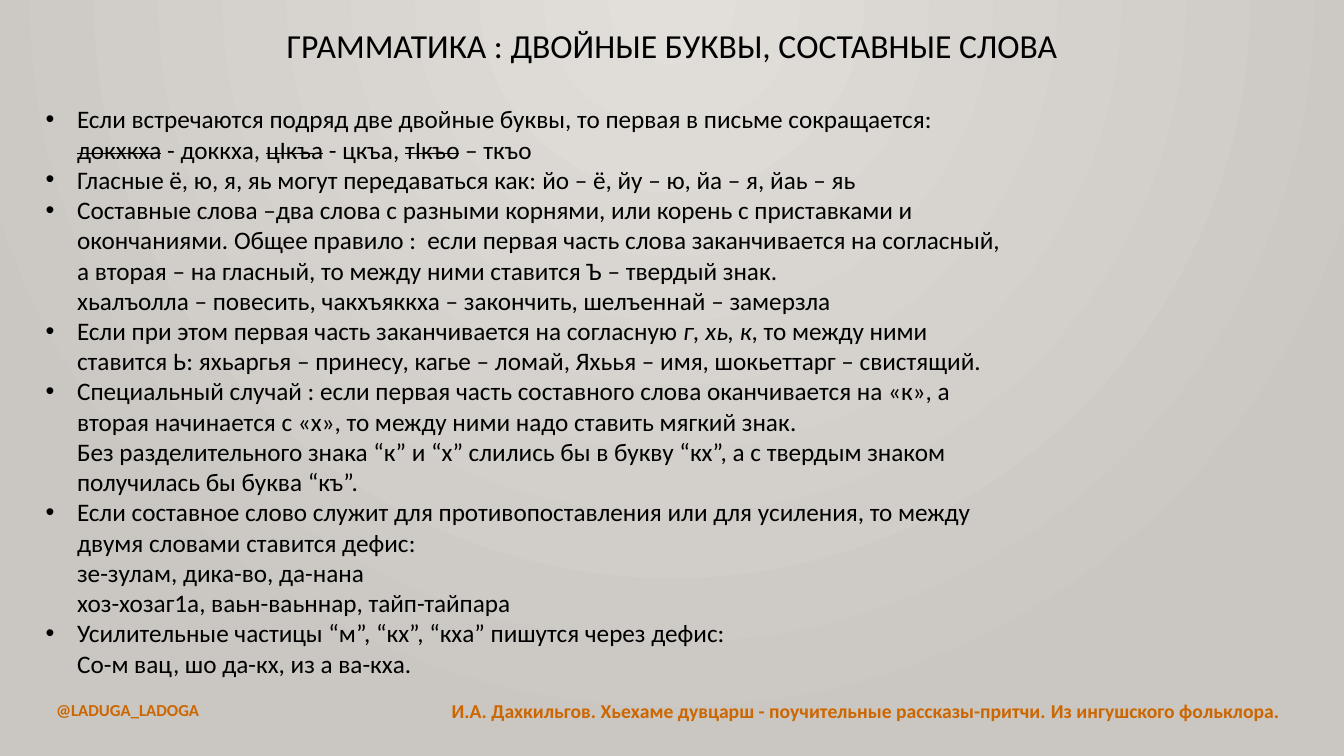
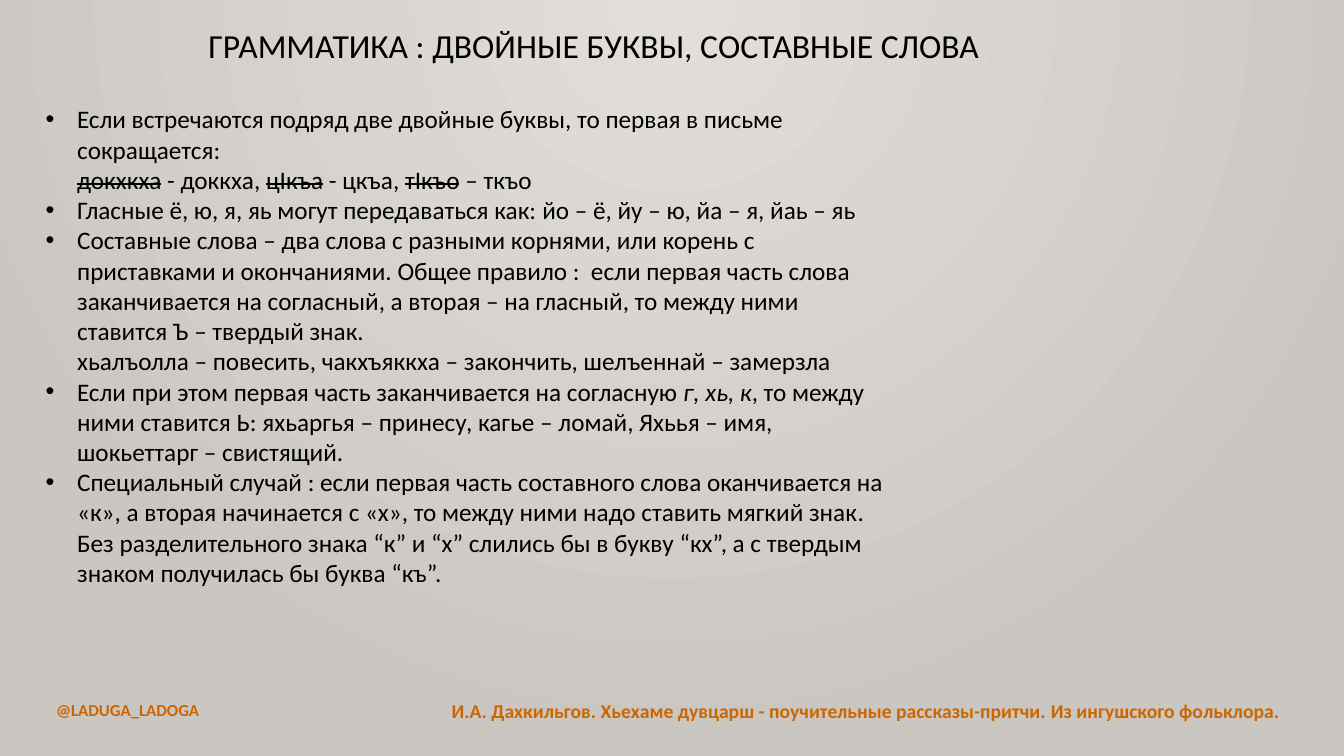
Before and after one commit to bumbari/dahkilgov, a slide deck: slide 9 of p/pptx/p_2.pptx. Drawn at 1344x756 pixels with LibreOffice and Linux fonts; fonts in the diff are those of the drawing. Boxes give left, top, right and bottom in pixels: in the first picture for what was removed or moved away, otherwise in the second. Text is boxed around its words. In the diff, an @@ line names an element or a change of style, - is before the commit and + after.

```diff
--- a/p/pptx/p_2.pptx
+++ b/p/pptx/p_2.pptx
@@ title "ГРАММАТИКА : ДВОЙНЫЕ БУКВЫ, СОСТАВНЫЕ ..." at [208, 31, 979, 64]: alignment centre to left @@
@@ text at [77, 232, 850, 374]: spaces changed @@
-• Составные слова –два слова с разными корнями, или корень с приставками и окончаниями. Общее правило : если первая часть слова заканчивается на согласный, а вторая – на гласный, то между ними ставится Ъ – твердый знак.
-  хьалъолла – повесить, чакхъяккха – закончить, шелъеннай – замерзла
+• Составные слова – два слова с разными корнями, или корень с приставками и окончаниями. Общее правило : если первая часть слова заканчивается на согласный, а вторая – на гласный, то между ними ставится Ъ – твердый знак.
+  хьалъолла – повесить, чакхъяккха – закончить, шелъеннай – замерзла
@@ text at [77, 505, 970, 677]: paragraphs removed @@
-• Если составное слово служит для противопоставления или для усиления, то между двумя словами ставится дефис:
-  зе-зулам, дика-во, да-нана
-  хоз-хозаг1а, ваьн-ваьннар, тайп-тайпара
-• Усилительные частицы “м”, “кх”, “кха” пишутся через дефис:
-  Со-м вац, шо да-кх, из а ва-кха.
```
Also in this commit, not shown: 1 other file.
